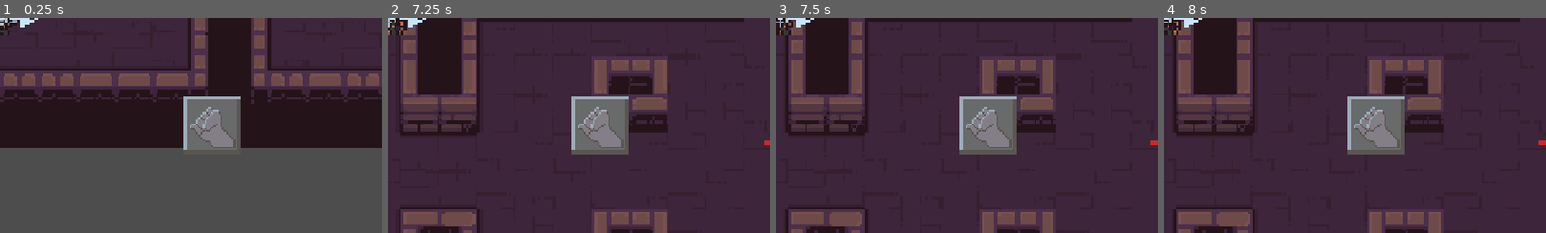
Above: before the commit, frames 1-4 (left to right).
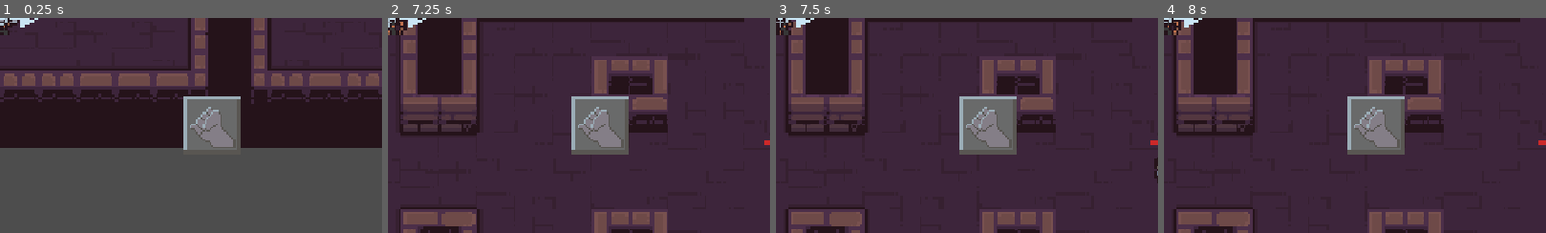
Above: after the commit, the same moments.

Repository: SPETSNAZ-N75/Dungeonier_godot
Game: Godot game, scene res://Scenes/Levels/world.tscn
Two runs of this game, one before a commit and one after it. Both use one fixed random seed, a clock stepped at 60 frames per second and the inputs below.
Inputs:
- Up to frame 1 (0.25 s): no input
- Up to frame 2 (7.25 s): hold W (up) 0.53-2.03 s; tap Space (use) every 0.75 s from 0.6 to 6.6 s; hold A (left) 2.03-3.53 s; hold S (down) 3.53-4.28 s; hold D (right) 4.28-5.03 s; hold W (up) 5.03-5.78 s; hold D (right) from 5.78 s (still down)
- Up to frame 3 (7.5 s): keep holding D (right); tap Space (use) at 7.35 s
- Up to frame 4 (8 s): keep holding D (right)
The pictures show only the part of the screen within x 50-100%, y 50-100%; the shares and areas given below are measured in that part.

Frames 1-2 are identical in both runs. In frame 3, less than 0.1% of the frame differs, in the area x 99-100%, y 64-77%; in frame 4, nothing differs.

Commit message:
skele anims

Diff:
--- a/Scenes/Character/skeleton.tscn
+++ b/Scenes/Character/skeleton.tscn
@@ -1,7 +1,93 @@
-[gd_scene load_steps=13 format=3 uid="uid://d3jnecahq4qr4"]
+[gd_scene load_steps=36 format=3 uid="uid://d3jnecahq4qr4"]
 
 [ext_resource type="Script" uid="uid://6wsgyaodm0ns" path="res://Scripts/enemy.gd" id="1_eifjv"]
 [ext_resource type="Texture2D" uid="uid://nsgvmjonc04g" path="res://Assets/character and tileset/enemies-skeleton1_idle.png" id="1_jhcgl"]
+[ext_resource type="Texture2D" uid="uid://ml5ox525nflm" path="res://Assets/character and tileset/enemies-skeleton1_death.png" id="2_1877k"]
+[ext_resource type="Texture2D" uid="uid://b1f7xcbklah6" path="res://Assets/character and tileset/enemies-skeleton1_take_damage.png" id="3_3cgif"]
+
+[sub_resource type="AtlasTexture" id="AtlasTexture_8ihau"]
+atlas = ExtResource("2_1877k")
+region = Rect2(0, 0, 32, 32)
+
+[sub_resource type="AtlasTexture" id="AtlasTexture_7n55q"]
+atlas = ExtResource("2_1877k")
+region = Rect2(32, 0, 32, 32)
+
+[sub_resource type="AtlasTexture" id="AtlasTexture_jua7m"]
+atlas = ExtResource("2_1877k")
+region = Rect2(64, 0, 32, 32)
+
+[sub_resource type="AtlasTexture" id="AtlasTexture_u1see"]
+atlas = ExtResource("2_1877k")
+region = Rect2(96, 0, 32, 32)
+
+[sub_resource type="AtlasTexture" id="AtlasTexture_7q2hh"]
+atlas = ExtResource("2_1877k")
+region = Rect2(128, 0, 32, 32)
+
+[sub_resource type="AtlasTexture" id="AtlasTexture_l4euo"]
+atlas = ExtResource("2_1877k")
+region = Rect2(160, 0, 32, 32)
+
+[sub_resource type="AtlasTexture" id="AtlasTexture_toc7a"]
+atlas = ExtResource("2_1877k")
+region = Rect2(192, 0, 32, 32)
+
+[sub_resource type="AtlasTexture" id="AtlasTexture_qk65a"]
+atlas = ExtResource("2_1877k")
+region = Rect2(224, 0, 32, 32)
+
+[sub_resource type="AtlasTexture" id="AtlasTexture_dsjpu"]
+atlas = ExtResource("2_1877k")
+region = Rect2(256, 0, 32, 32)
+
+[sub_resource type="AtlasTexture" id="AtlasTexture_b81x4"]
+atlas = ExtResource("2_1877k")
+region = Rect2(288, 0, 32, 32)
+
+[sub_resource type="AtlasTexture" id="AtlasTexture_gwoya"]
+atlas = ExtResource("2_1877k")
+region = Rect2(320, 0, 32, 32)
+
+[sub_resource type="AtlasTexture" id="AtlasTexture_y1uhc"]
+atlas = ExtResource("2_1877k")
+region = Rect2(352, 0, 32, 32)
+
+[sub_resource type="AtlasTexture" id="AtlasTexture_w0cp2"]
+atlas = ExtResource("2_1877k")
+region = Rect2(384, 0, 32, 32)
+
+[sub_resource type="AtlasTexture" id="AtlasTexture_4756r"]
+atlas = ExtResource("2_1877k")
+region = Rect2(416, 0, 32, 32)
+
+[sub_resource type="AtlasTexture" id="AtlasTexture_0iymr"]
+atlas = ExtResource("2_1877k")
+region = Rect2(448, 0, 32, 32)
+
+[sub_resource type="AtlasTexture" id="AtlasTexture_1sens"]
+atlas = ExtResource("2_1877k")
+region = Rect2(480, 0, 32, 32)
+
+[sub_resource type="AtlasTexture" id="AtlasTexture_510aj"]
+atlas = ExtResource("2_1877k")
+region = Rect2(512, 0, 32, 32)
+
+[sub_resource type="AtlasTexture" id="AtlasTexture_nji7g"]
+atlas = ExtResource("3_3cgif")
+region = Rect2(0, 0, 32, 32)
+
+[sub_resource type="AtlasTexture" id="AtlasTexture_m8xre"]
+atlas = ExtResource("3_3cgif")
+region = Rect2(32, 0, 32, 32)
+
+[sub_resource type="AtlasTexture" id="AtlasTexture_xmcpg"]
+atlas = ExtResource("3_3cgif")
+region = Rect2(96, 0, 32, 32)
+
+[sub_resource type="AtlasTexture" id="AtlasTexture_m404s"]
+atlas = ExtResource("3_3cgif")
+region = Rect2(128, 0, 32, 32)
 
 [sub_resource type="AtlasTexture" id="AtlasTexture_eifjv"]
 atlas = ExtResource("1_jhcgl")
@@ -29,6 +115,79 @@
 
 [sub_resource type="SpriteFrames" id="SpriteFrames_8ihau"]
 animations = [{
+"frames": [{
+"duration": 1.0,
+"texture": SubResource("AtlasTexture_8ihau")
+}, {
+"duration": 1.0,
+"texture": SubResource("AtlasTexture_7n55q")
+}, {
+"duration": 1.0,
+"texture": SubResource("AtlasTexture_jua7m")
+}, {
+"duration": 1.0,
+"texture": SubResource("AtlasTexture_u1see")
+}, {
+"duration": 1.0,
+"texture": SubResource("AtlasTexture_7q2hh")
+}, {
+"duration": 1.0,
+"texture": SubResource("AtlasTexture_l4euo")
+}, {
+"duration": 1.0,
+"texture": SubResource("AtlasTexture_toc7a")
+}, {
+"duration": 1.0,
+"texture": SubResource("AtlasTexture_qk65a")
+}, {
+"duration": 1.0,
+"texture": SubResource("AtlasTexture_dsjpu")
+}, {
+"duration": 1.0,
+"texture": SubResource("AtlasTexture_b81x4")
+}, {
+"duration": 1.0,
+"texture": SubResource("AtlasTexture_gwoya")
+}, {
+"duration": 1.0,
+"texture": SubResource("AtlasTexture_y1uhc")
+}, {
+"duration": 1.0,
+"texture": SubResource("AtlasTexture_w0cp2")
+}, {
+"duration": 1.0,
+"texture": SubResource("AtlasTexture_4756r")
+}, {
+"duration": 1.0,
+"texture": SubResource("AtlasTexture_0iymr")
+}, {
+"duration": 1.0,
+"texture": SubResource("AtlasTexture_1sens")
+}, {
+"duration": 1.0,
+"texture": SubResource("AtlasTexture_510aj")
+}],
+"loop": false,
+"name": &"death",
+"speed": 10.0
+}, {
+"frames": [{
+"duration": 1.0,
+"texture": SubResource("AtlasTexture_nji7g")
+}, {
+"duration": 1.0,
+"texture": SubResource("AtlasTexture_m8xre")
+}, {
+"duration": 1.0,
+"texture": SubResource("AtlasTexture_xmcpg")
+}, {
+"duration": 1.0,
+"texture": SubResource("AtlasTexture_m404s")
+}],
+"loop": false,
+"name": &"hit",
+"speed": 10.0
+}, {
 "frames": [{
 "duration": 1.0,
 "texture": SubResource("AtlasTexture_eifjv")
@@ -68,9 +227,9 @@
 [node name="AnimatedSprite2D" type="AnimatedSprite2D" parent="."]
 position = Vector2(3, -7)
 sprite_frames = SubResource("SpriteFrames_8ihau")
-animation = &"idle"
+animation = &"hit"
 autoplay = "idle"
-frame = 5
+frame = 3
 frame_progress = 1.0
 
 [node name="CollisionShape2D" type="CollisionShape2D" parent="."]
@@ -88,3 +247,9 @@
 step = 0.0
 value = 25.0
 show_percentage = false
+
+[node name="deathAnim" type="Timer" parent="."]
+wait_time = 2.0
+one_shot = true
+
+[connection signal="timeout" from="deathAnim" to="." method="_on_death_anim_timeout"]
--- a/Scripts/enemy.gd
+++ b/Scripts/enemy.gd
@@ -1,8 +1,5 @@
 extends CharacterBody2D
 @onready var health_bar: ProgressBar = $healthBar
-
-@export var MaxHealth : int = 50
-@export var Health : int = 50
 @export var DamageAmmount : int = 10
 
 func _ready() -> void:
@@ -16,3 +13,13 @@
 		if EnemyHealthManager.hit_object == self:
 			EnemyHealthManager.decreaseHealth(DamageAmmount)
 			health_bar.value = EnemyHealthManager.currentHealth
+		if EnemyHealthManager.currentHealth <= 0:
+			$AnimatedSprite2D.play("death")
+			collision_layer = 0
+			$deathAnim.start()
+		else:
+			$AnimatedSprite2D.play("hit")
+
+
+func _on_death_anim_timeout() -> void:
+	queue_free()
